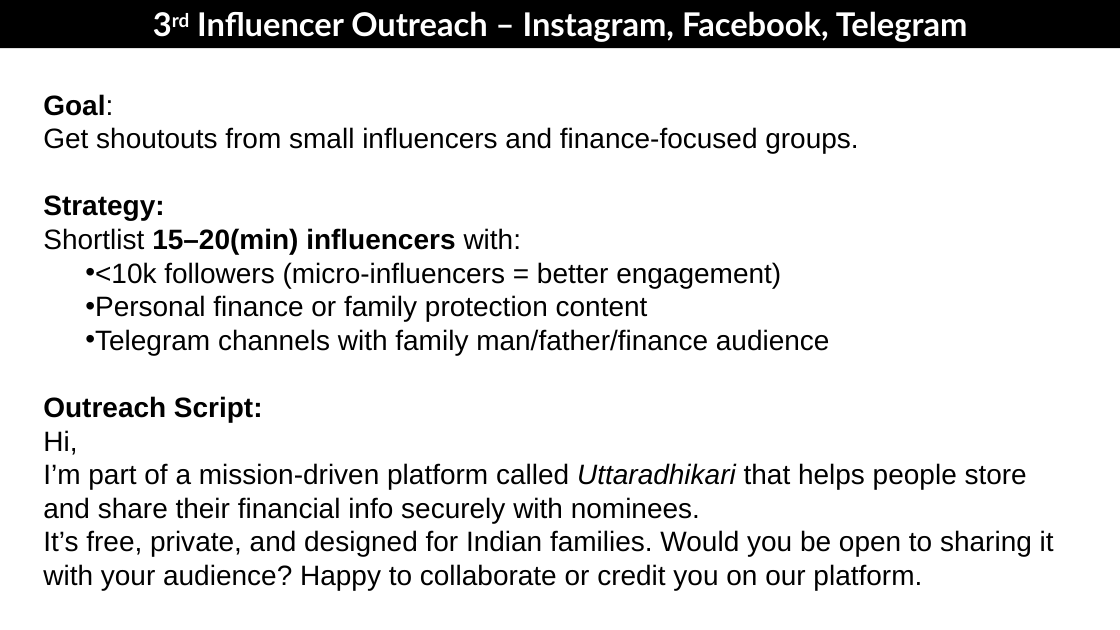
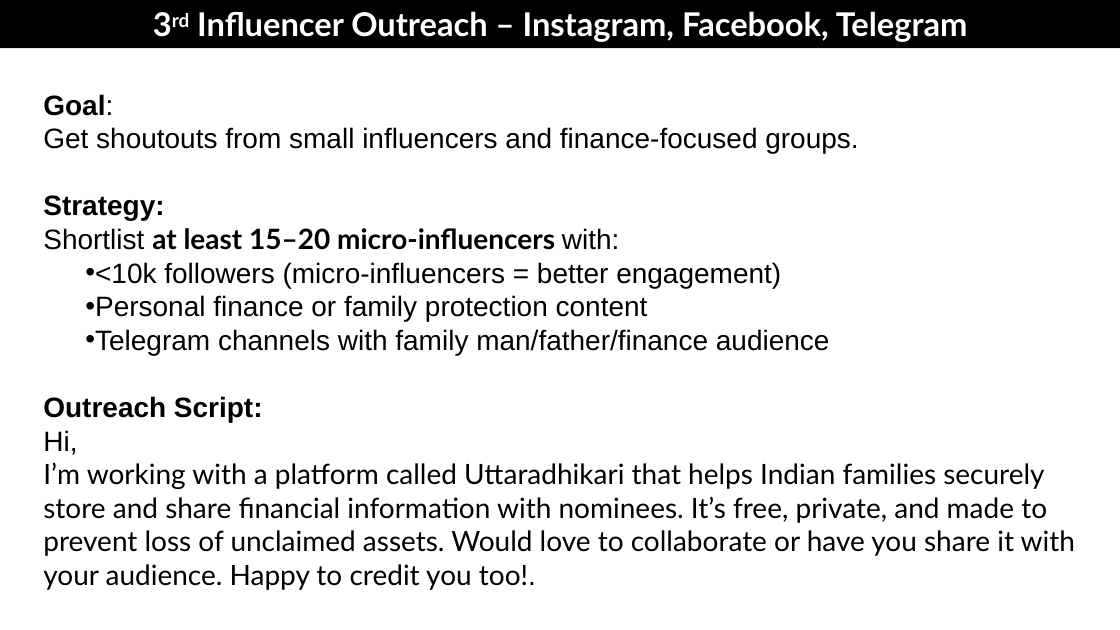
Before and after one commit to Pankajrawat21012001/UTTARADHIKARI, a slide deck: slide 6 of PLAN FOR FREE MARKETING.pptx. Drawn at 1120x630 pixels with LibreOffice and Linux fonts; fonts in the diff are those of the drawing. Boxes give left, top, right and bottom in pixels: in the first picture for what was removed or moved away, otherwise in the second. Text is boxed around its words. In the diff, an @@ line names an element or a change of style, - is before the commit and + after.

```diff
--- a/PLAN FOR FREE MARKETING.pptx
+++ b/PLAN FOR FREE MARKETING.pptx
@@ text at bbox=[43, 228, 620, 250]: text changed; font Arial to Lato @@
-Shortlist 15–20(min) influencers with:
+Shortlist at least 15–20 micro-influencers with:
@@ text at bbox=[43, 430, 1075, 590]: text changed; font Arial to Lato @@
-Hi,
-I’m part of a mission-driven platform called Uttaradhikari that helps people store and share their financial info securely with nominees.
-It’s free, private, and designed for Indian families. Would you be open to sharing it with your audience? Happy to collaborate or credit you on our platform.
+Hi,
+I’m working with a platform called Uttaradhikari that helps Indian families securely store and share financial information with nominees. It’s free, private, and made to prevent loss of unclaimed assets. Would love to collaborate or have you share it with your audience. Happy to credit you too!.
```
Also in this commit, not shown: 3 other slides changed, 3 other files.
